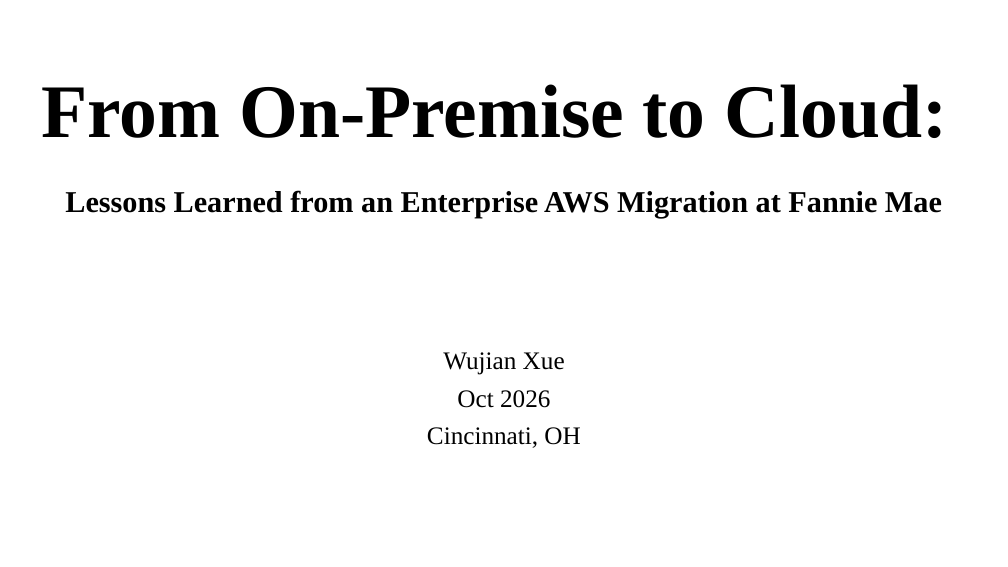
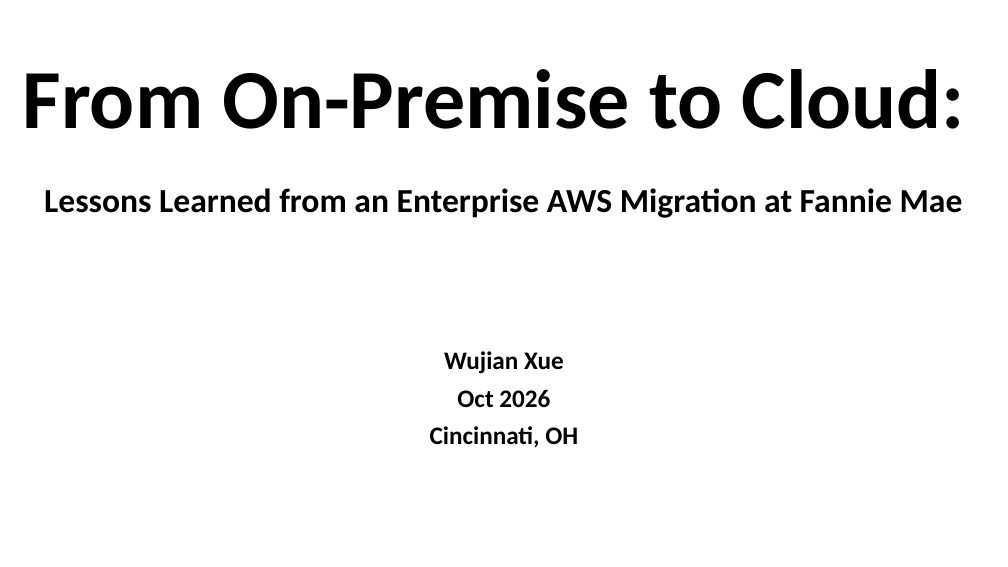
Before and after one commit to wx2123/WSDS-2026-OH, a slide deck: slide 1 of 2026 WSDS - Wujian Xue.pptx. Drawn at 1008x567 pixels with LibreOffice and Linux fonts; fonts in the diff are those of the drawing. Boxes give left, top, right and bottom in pixels: in the first picture for what was removed or moved away, otherwise in the second. Text is boxed around its words. In the diff, an @@ line names an element or a change of style, - is before the commit and + after.

```diff
--- a/2026 WSDS - Wujian Xue.pptx
+++ b/2026 WSDS - Wujian Xue.pptx
@@ title "From On-Premise to Cloud: Lessons ..." at [23,69,965,218]: size 72 to 80 pt in "From On-Premise to Cloud:"; size 28.8 to 32 pt in "Lessons Learned from an Enterprise AWS Migration ..."; font Times New Roman to Calibri @@
@@ subtitle "Wujian Xue" at [430,351,578,448]: font Times New Roman to Calibri, bold on @@
```
Also in this commit, not shown: 4 other slides changed, 6 slides added.
